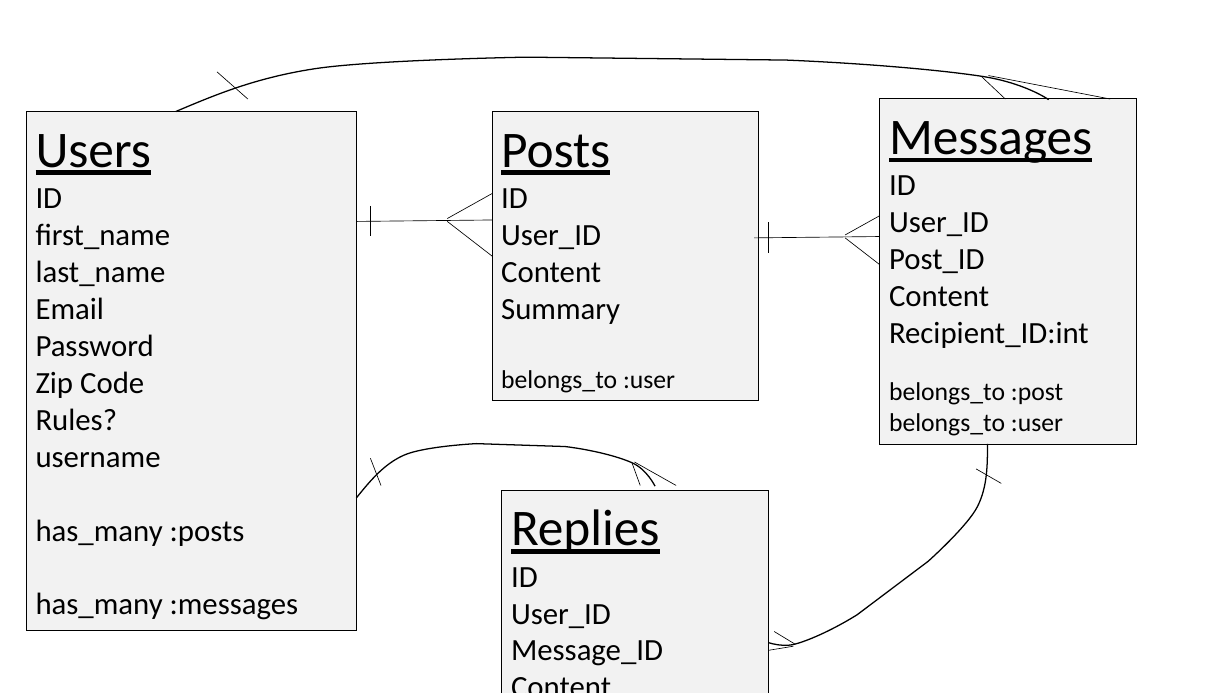
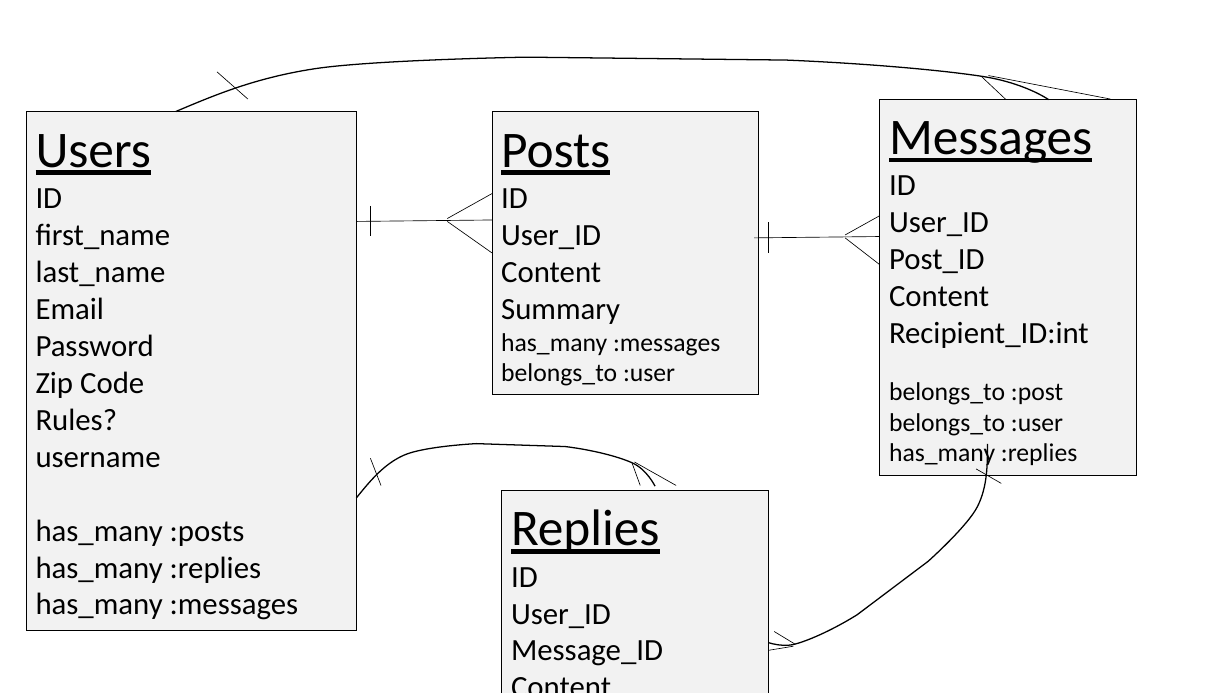
Before and after one commit to agonzalez27/project2_produswap-org, a slide deck: slide 11 of produswap-org.pptx. Drawn at 1232x693 pixels with LibreOffice and Linux fonts; fonts in the diff are those of the drawing. Boxes give left, top, right and bottom in pixels: in the first picture for what was removed or moved away, otherwise in the second. Text is boxed around its words. In the diff, an @@ line names an element or a change of style, - is before the commit and + after.

```diff
--- a/produswap-org.pptx
+++ b/produswap-org.pptx
@@ rectangle "Posts": place and size @@
-rectangle "Posts" at <box>493,112,759,401</box>
+rectangle "Posts" at <box>493,112,759,395</box>
@@ rectangle "Messages": place and size @@
-rectangle "Messages" at <box>880,99,1137,445</box>
+rectangle "Messages" at <box>880,99,1137,475</box>
@@ text in rectangle at <box>501,333,720,356</box>: paragraph added @@
+has_many :messages
@@ text in rectangle at <box>889,443,1077,467</box>: paragraph added @@
+has_many :replies
@@ text in rectangle at <box>36,556,262,583</box>: paragraph added @@
+has_many :replies
```
Also in this commit, not shown: 1 other file.
